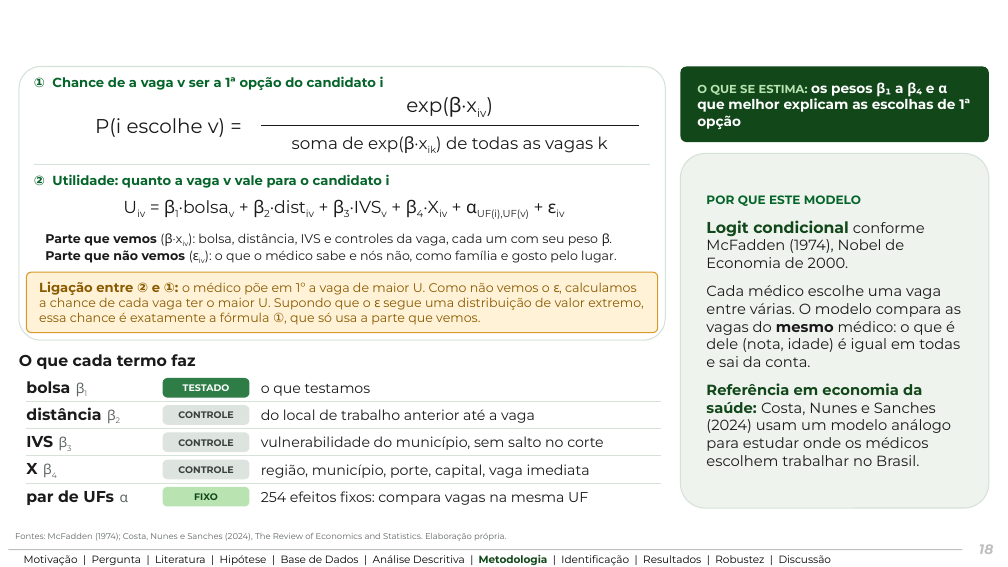
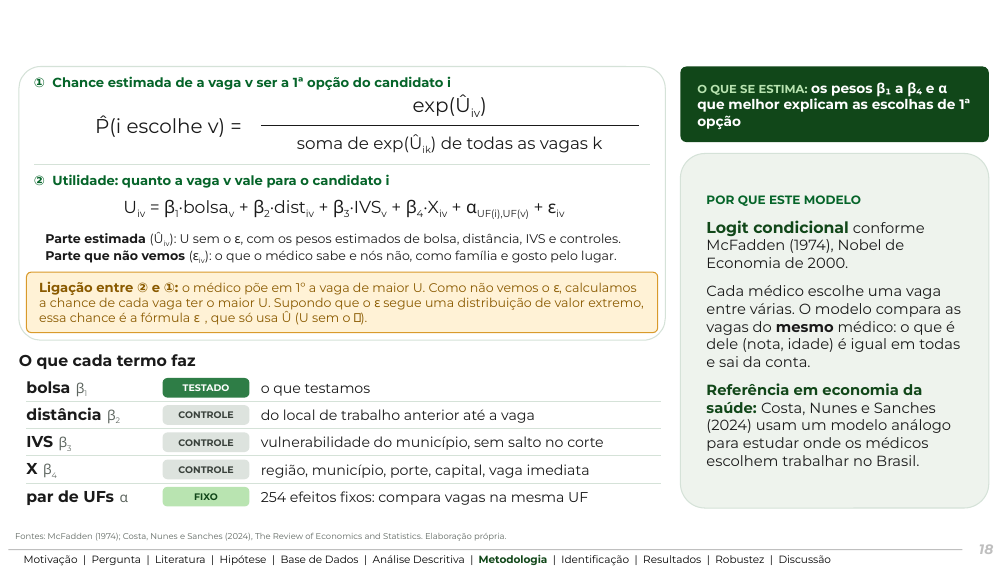
Before and after one commit to ka1victor/impact-eval-health-econ-pmme, a slide deck: slide 24 of output/apresentacao_banca_final/deck_banca_final_bernardo_r13.pptx. Drawn at 1008x567 pixels with LibreOffice and Linux fonts; fonts in the diff are those of the drawing; background and template pictures are left out. Boxes give left, top, right and bottom in pixels: in the first picture for what was removed or moved away, otherwise in the second. Text is boxed around its words. In the diff, an @@ line names an element or a change of style, - is before the commit and + after.

```diff
--- a/output/apresentacao_banca_final/deck_banca_final_bernardo_r13.pptx
+++ b/output/apresentacao_banca_final/deck_banca_final_bernardo_r13.pptx
@@ text at bbox=[34, 76, 451, 90]: text changed @@
-① Chance de a vaga v ser a 1ª opção do candidato i
+① Chance estimada de a vaga v ser a 1ª opção do candidato i
@@ text at bbox=[95, 115, 225, 137]: text changed @@
-P(i escolhe v) =
+P̂(i escolhe v) =
@@ text at bbox=[413, 94, 471, 116]: text changed @@
-exp(β·xiv)
+exp(Ûiv)
@@ text at bbox=[297, 134, 602, 153]: text changed @@
-soma de exp(β·xik) de todas as vagas k
+soma de exp(Ûik) de todas as vagas k
@@ text at bbox=[45, 233, 621, 246]: text changed @@
-Parte que vemos (β·xiv): bolsa, distância, IVS e controles da vaga, cada um com seu peso β.
+Parte estimada (Ûiv): U sem o ε, com os pesos estimados de bolsa, distância, IVS e controles.
@@ text in rounded rectangle at bbox=[39, 281, 643, 325]: text changed @@
-Ligação entre ② e ①: o médico põe em 1º a vaga de maior U. Como não vemos o ε, calculamos a chance de cada vaga ter o maior U. Supondo que o ε segue uma distribuição de valor extremo, essa chance é exatamente a fórmula ①, que só usa a parte que vemos.
+Ligação entre ② e ①: o médico põe em 1º a vaga de maior U. Como não vemos o ε, calculamos a chance de cada vaga ter o maior U. Supondo que o ε segue uma distribuição de valor extremo, essa chance é a fórmula ①, que só usa Û (U sem o ε).
```
Also in this commit, not shown: 3 other slides changed, 17 other files.
